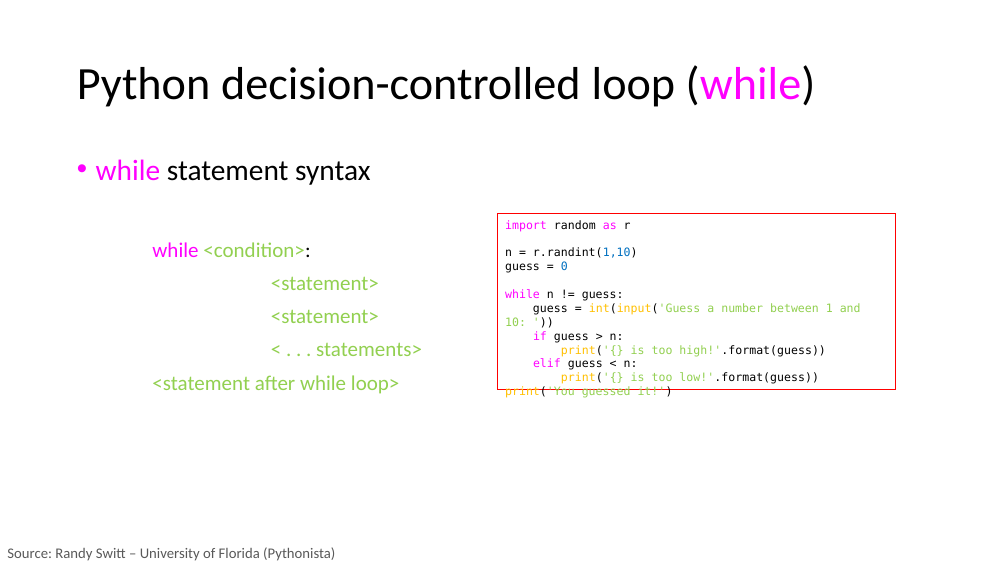
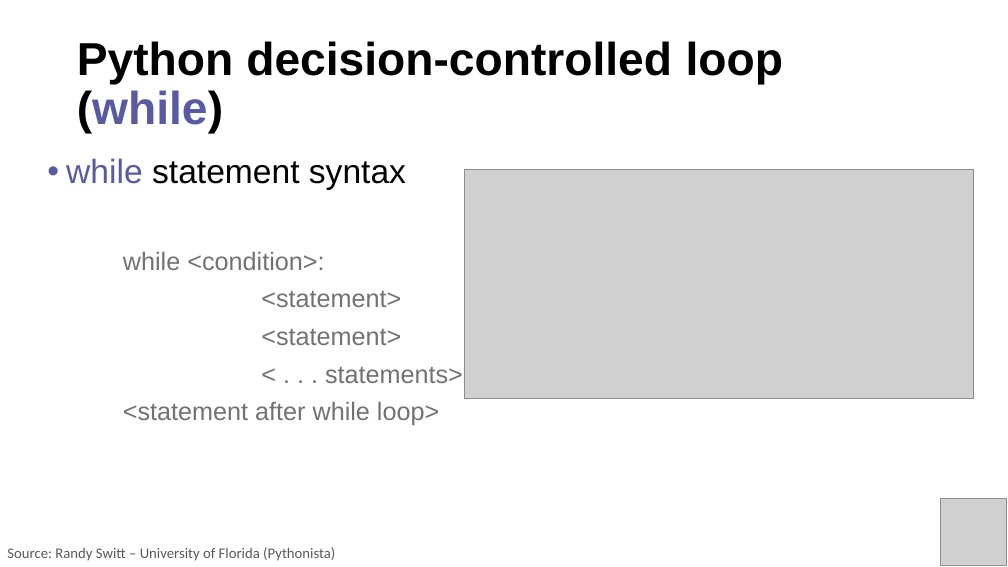
Before and after one commit to PracticumAI/python, a slide deck: slide 9 of presentations/03.1_loops.pptx. Drawn at 1008x567 pixels with LibreOffice and Linux fonts; fonts in the diff are those of the drawing; grey boxes stand for pictures. Boxes give left, top, right and bottom in pixels: in the first picture for what was removed or moved away, otherwise in the second. Text is boxed around its words. In the diff, an @@ line names an element or a change of style, - is before the commit and + after.

Commit message:
Update presentations with new color standards.

```diff
--- a/presentations/03.1_loops.pptx
+++ b/presentations/03.1_loops.pptx
@@ title "Python decision-controlled loop (while)" at [77, 41, 783, 134]: font Calibri to Arial, bold on; text colour #FF00FF to #5A5AA3 in "(while)" @@
@@ text "while statement syntax": place and size @@
-text "while statement syntax" at [96, 159, 422, 394]
+text "while statement syntax" at [66, 158, 463, 425]
@@ text "while statement syntax" at [66, 158, 463, 425]: size 28 to 32 pt in "while statement syntax"; font Calibri to Arial; text colour #FF00FF to #5A5AA3, text colour #FF00FF to #767171 in "while"; size 20 to 24 pt in "while <condition>:", "<statement>", "<statement>", "< . . . statements>" and 1 more places; text colour #92D050 to #767171 in "<condition>:", "<statement>", "<statement>", "< . . . statements>" and 1 more places; text colour #000000 to #767171 in "<condition>:" @@
@@ picture added at [464, 169, 974, 399] @@
@@ rectangle removed at [498, 214, 896, 389] @@
-import random as r
-n = r.randint(1,10)
-guess = 0
-while n != guess:
-guess = int(input('Guess a number between 1 and 10: '))
-if guess > n:
-print('{} is too high!'.format(guess))
-elif guess < n:
-print('{} is too low!'.format(guess))
-print('You guessed it!')
@@ picture added at [941, 499, 1007, 566] @@
```
Also in this commit, not shown: 9 other slides changed, 3 other files.
